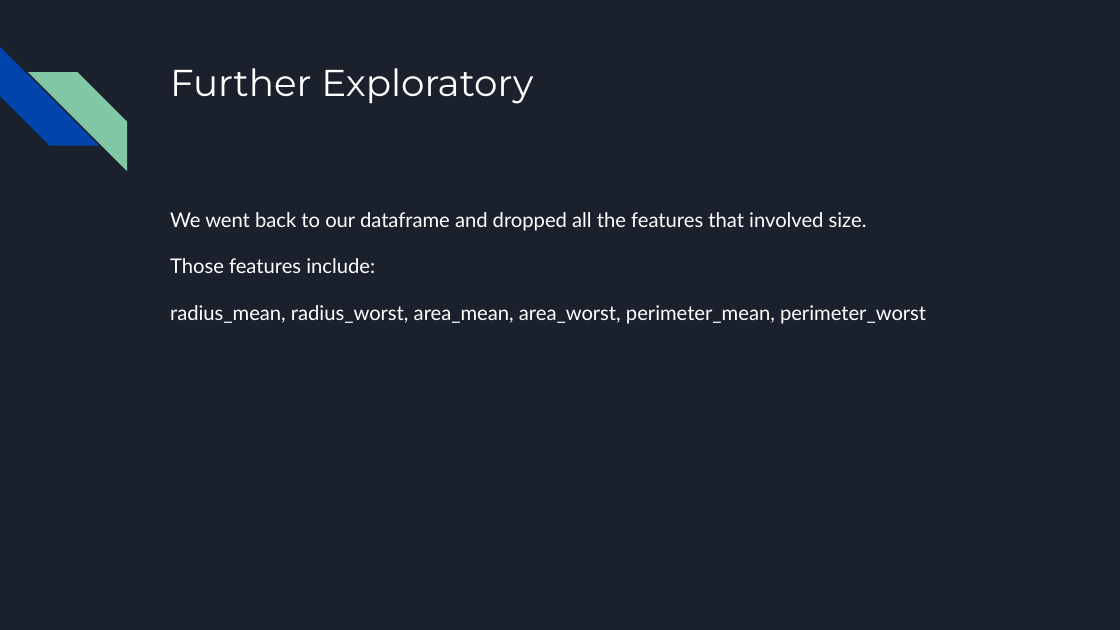
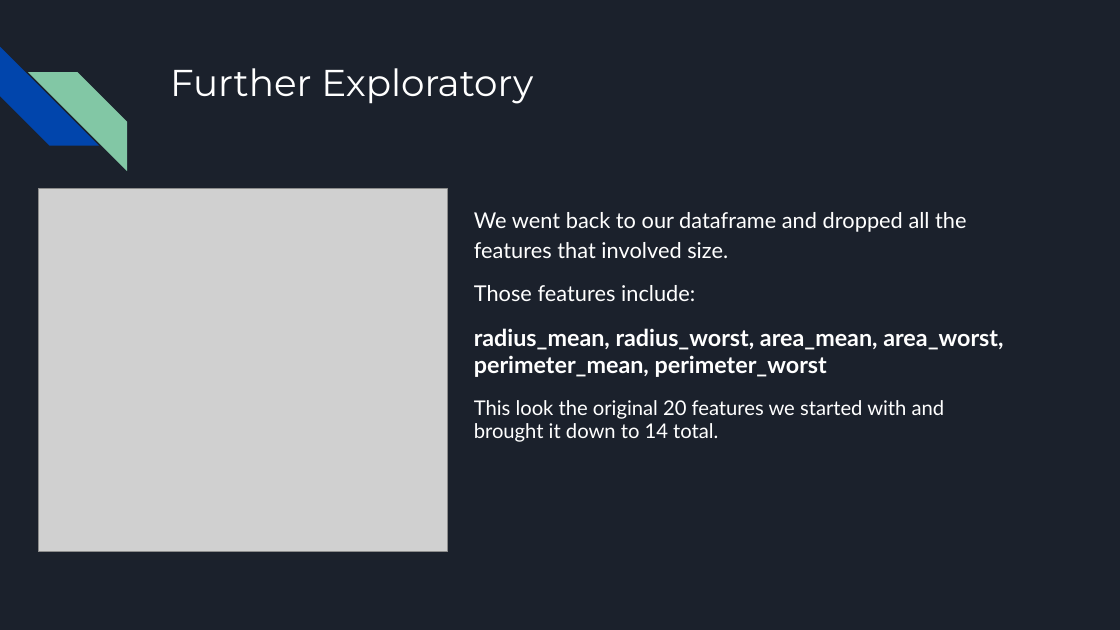
Before and after one commit to brojas12/Group_Project_4, a slide deck: slide 12 of Predicting the Presence of Cancer in Breast Cancer Cells.pptx (slide 10 before the commit). Drawn at 1120x630 pixels with LibreOffice and Linux fonts; fonts in the diff are those of the drawing; grey boxes stand for pictures. Boxes give left, top, right and bottom in pixels: in the first picture for what was removed or moved away, otherwise in the second. Text is boxed around its words. In the diff, an @@ line names an element or a change of style, - is before the commit and + after.

```diff
--- a/Predicting the Presence of Cancer in Breast Cancer Cells.pptx
+++ b/Predicting the Presence of Cancer in Breast Cancer Cells.pptx
@@ picture added at box(38, 189, 448, 552) @@
@@ text "We went back to our ...": place and size @@
-text "We went back to our ..." at box(170, 212, 926, 324)
+text "We went back to our ..." at box(474, 212, 1003, 442)
@@ text at box(474, 212, 1003, 377): size 13 to 14 pt in "We went back to our dataframe and ...", "Those features include:"; size 13 to 15 pt, bold on in "radius_mean, radius_worst, area_mean, area_worst, perimeter_ ..."; line spacing 1.15 to 0.95; less space between paragraphs @@
@@ text at box(474, 400, 945, 442): paragraph added @@
+This look the original 20 features we started with and brought it down to 14 total.
```
Also in this commit, not shown: 4 other slides changed, 4 slides added.
